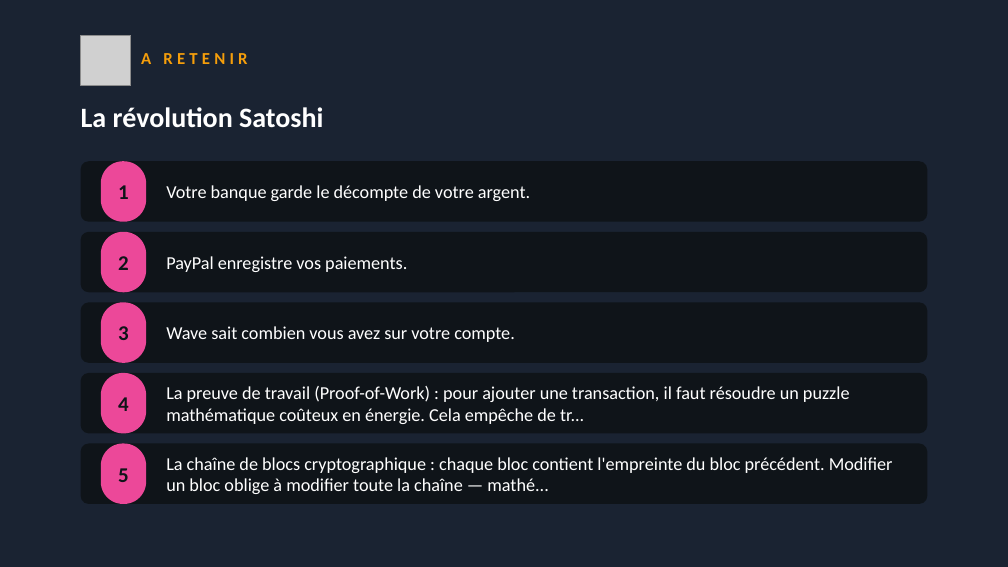
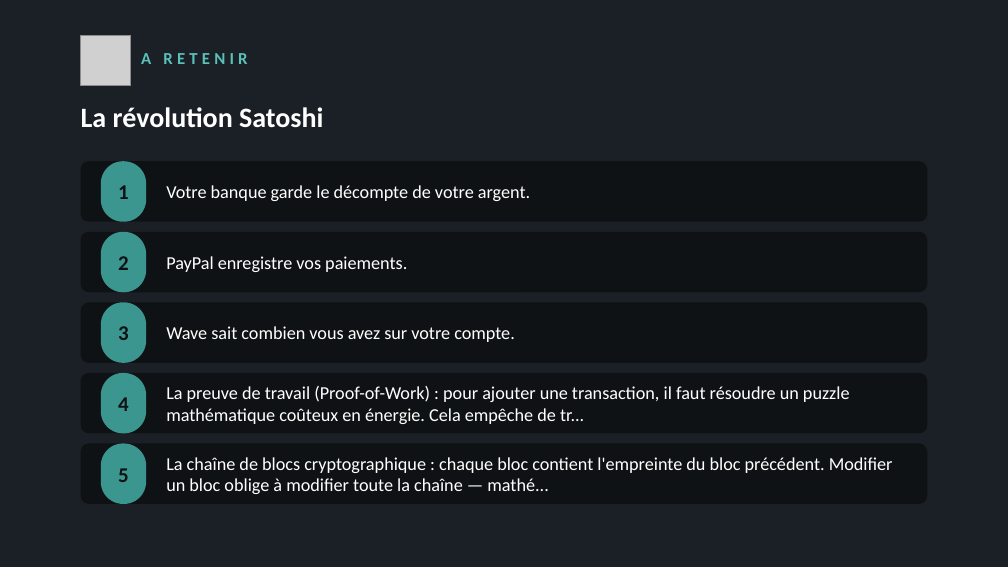
Before and after one commit to ooble27/acheter-tether-avec-terex, a slide deck: slide 20 of public/course-materials/pptx/Module-03-Premiers-pas-pratiques.pptx. Drawn at 1008x567 pixels with LibreOffice and Linux fonts; fonts in the diff are those of the drawing; grey boxes stand for pictures. Boxes give left, top, right and bottom in pixels: in the first picture for what was removed or moved away, otherwise in the second. Text is boxed around its words. In the diff, an @@ line names an element or a change of style, - is before the commit and + after.

```diff
--- a/public/course-materials/pptx/Module-03-Premiers-pas-pratiques.pptx
+++ b/public/course-materials/pptx/Module-03-Premiers-pas-pratiques.pptx
@@ background #1A2332 to #1A2026 @@
@@ text "A RETENIR" at <box>141,53,247,64</box>: text colour #F59E0B to #5BC1B8 @@
@@ fill #0F1419 to #0F1214 in 5 elements at <box>81,161,927,222</box>, <box>81,232,927,292</box>, <box>81,302,927,363</box>, <box>81,373,927,433</box>, <box>81,444,927,504</box> @@
@@ text colour #0F1419 to #0F1214; fill #EC4899 to #3B968F in 5 elements at <box>101,161,146,222</box>, <box>101,232,146,292</box>, <box>101,302,146,363</box>, <box>101,373,146,433</box>, <box>101,444,146,504</box> @@
```
Also in this commit, not shown: 20 other slides changed, 25 other files.
